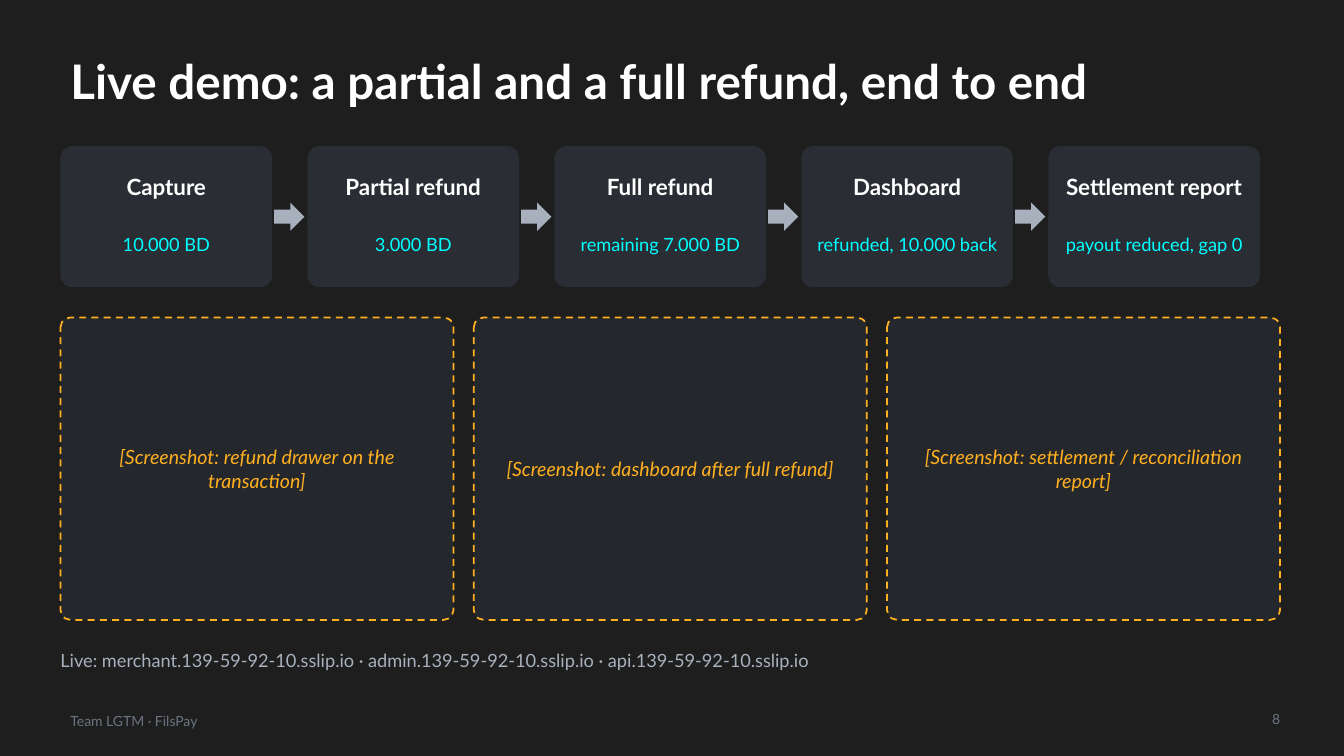
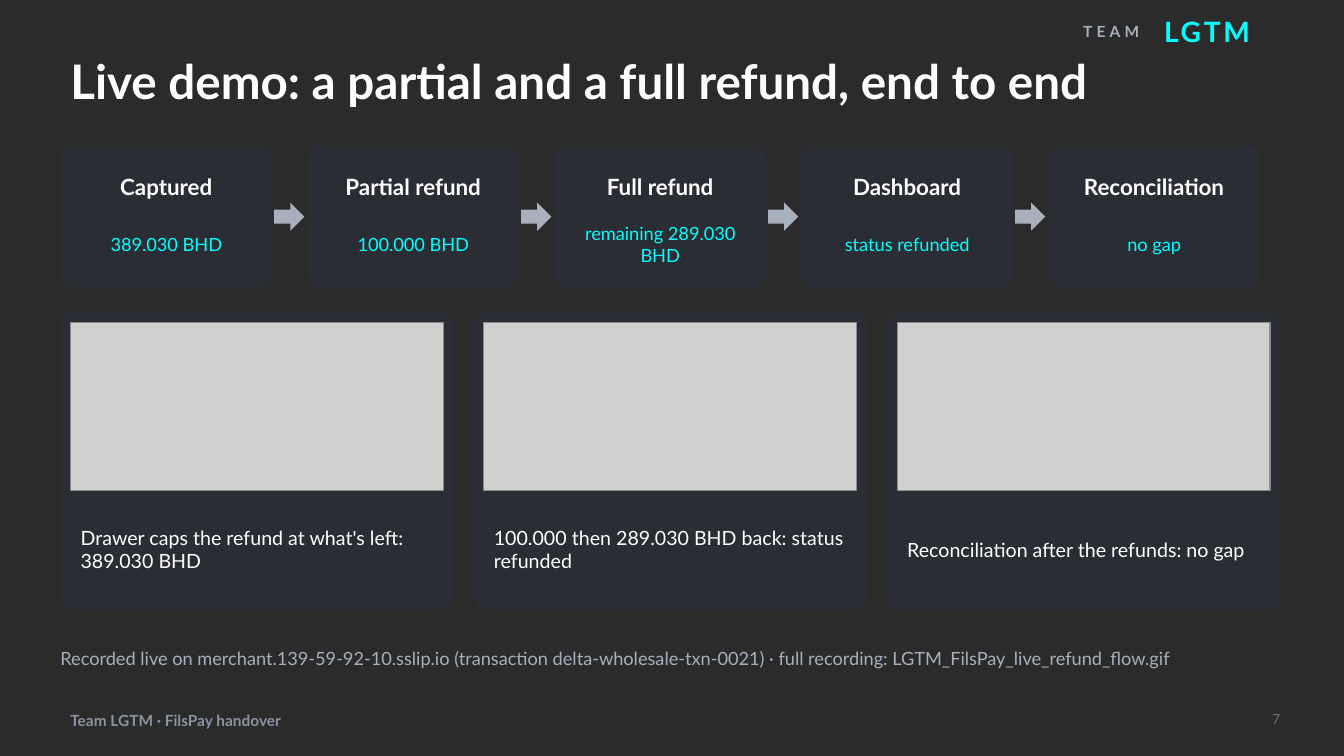
Before and after one commit to akheelnazim/fils-pay, a slide deck: slide 7 of submission/LGTM_FilsPay_Slides.pptx (slide 8 before the commit). Drawn at 1344x756 pixels with LibreOffice and Linux fonts; fonts in the diff are those of the drawing; grey boxes stand for pictures; background and template pictures are left out; a plain dark background stands for a picture behind light text. Boxes give left, top, right and bottom in pixels: in the first picture for what was removed or moved away, otherwise in the second. Text is boxed around its words. In the diff, an @@ line names an element or a change of style, - is before the commit and + after.

```diff
--- a/submission/LGTM_FilsPay_Slides.pptx
+++ b/submission/LGTM_FilsPay_Slides.pptx
@@ background #1E1E1E to picture (left out) @@
@@ text added at (1083, 26, 1139, 37), 11 pt, text #A7B0BC, bold @@
+TEAM
@@ text added at (1154, 10, 1296, 52), 20 pt, text #00FFFF, bold @@
+LGTM
@@ text at (120, 178, 212, 199): text changed @@
-Capture
+Captured
@@ text at (1084, 178, 1224, 195): text changed @@
-Settlement report
+Reconciliation
@@ text at (111, 238, 222, 251): text changed @@
-10.000 BD
+389.030 BHD
@@ text at (358, 238, 469, 251): text changed @@
-3.000 BD
+100.000 BHD
@@ text at (585, 226, 735, 262): text changed @@
-remaining 7.000 BD
+remaining 289.030 BHD
@@ text at (845, 237, 969, 251): text changed @@
-refunded, 10.000 back
+status refunded
@@ text at (1127, 241, 1181, 255): text changed @@
-payout reduced, gap 0
+no gap
@@ rounded rectangle: place and size @@
-rounded rectangle at (60, 318, 454, 620)
+rounded rectangle at (60, 313, 454, 610)
@@ picture added at (71, 323, 444, 491) @@
@@ rounded rectangle: place and size @@
-rounded rectangle at (474, 318, 867, 620)
+rounded rectangle at (474, 313, 867, 610)
@@ picture added at (484, 323, 857, 491) @@
@@ fill #24272C to #2A2D33; outline #FFB020 1.25 pt dashed to none; proportions changed in 3 elements at (60, 313, 454, 610), (474, 313, 867, 610), (887, 313, 1280, 610) @@
@@ rounded rectangle: place and size @@
-rounded rectangle at (887, 318, 1280, 620)
+rounded rectangle at (887, 313, 1280, 610)
@@ picture added at (897, 323, 1270, 491) @@
@@ text removed at (119, 449, 395, 491) @@
-[Screenshot: refund drawer on the transaction]
@@ text removed at (925, 449, 1242, 492) @@
-[Screenshot: settlement / reconciliation report]
@@ text removed at (507, 461, 834, 479) @@
-[Screenshot: dashboard after full refund]
@@ text added at (81, 530, 403, 568), 14 pt, text #FFFFFF @@
+Drawer caps the refund at what's left: 389.030 BHD
@@ text added at (494, 530, 844, 568), 14 pt, text #FFFFFF @@
+100.000 then 289.030 BHD back: status refunded
@@ text added at (907, 542, 1245, 561), 14 pt, text #FFFFFF @@
+Reconciliation after the refunds: no gap
@@ text at (60, 651, 1169, 669): text changed @@
-Live: merchant.139-59-92-10.sslip.io · admin.139-59-92-10.sslip.io · api.139-59-92-10.sslip.io
+Recorded live on merchant.139-59-92-10.sslip.io (transaction delta-wholesale-txn-0021) · full recording: LGTM_FilsPay_live_refund_flow.gif
@@ text at (70, 714, 281, 729): text changed; size 10 to 11 pt; text colour #6B7480 to #8A94A1; bold on @@
-Team LGTM · FilsPay
+Team LGTM · FilsPay handover
@@ page number at (1272, 714, 1280, 724): text changed @@
-8
+7
```
Also in this commit, not shown: 12 other slides changed, 3 slides added, 2 slides removed, 21 other files.
